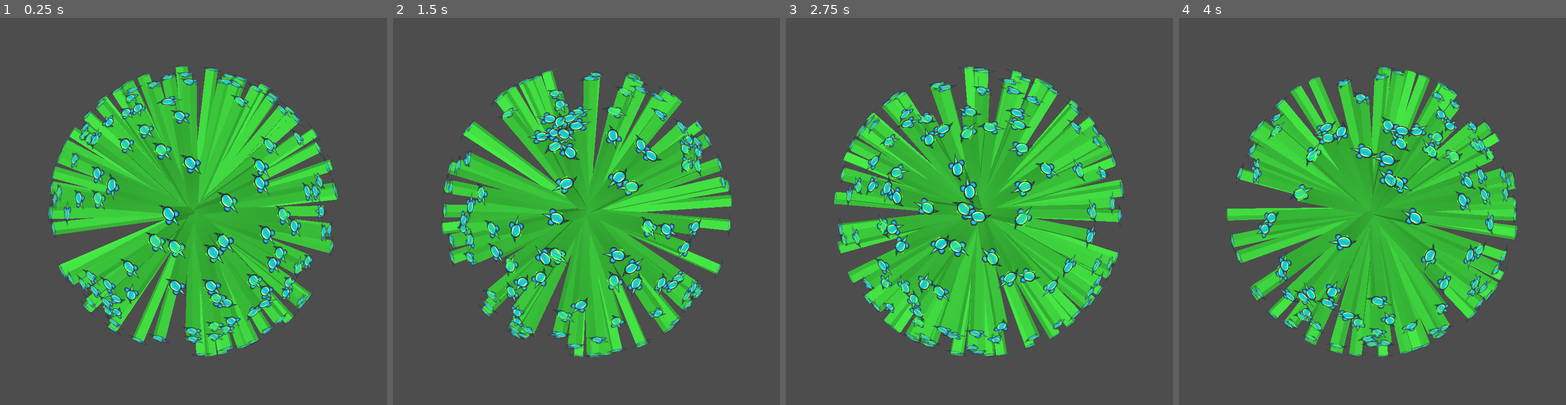
Above: before the commit, frames 1-4 (left to right).
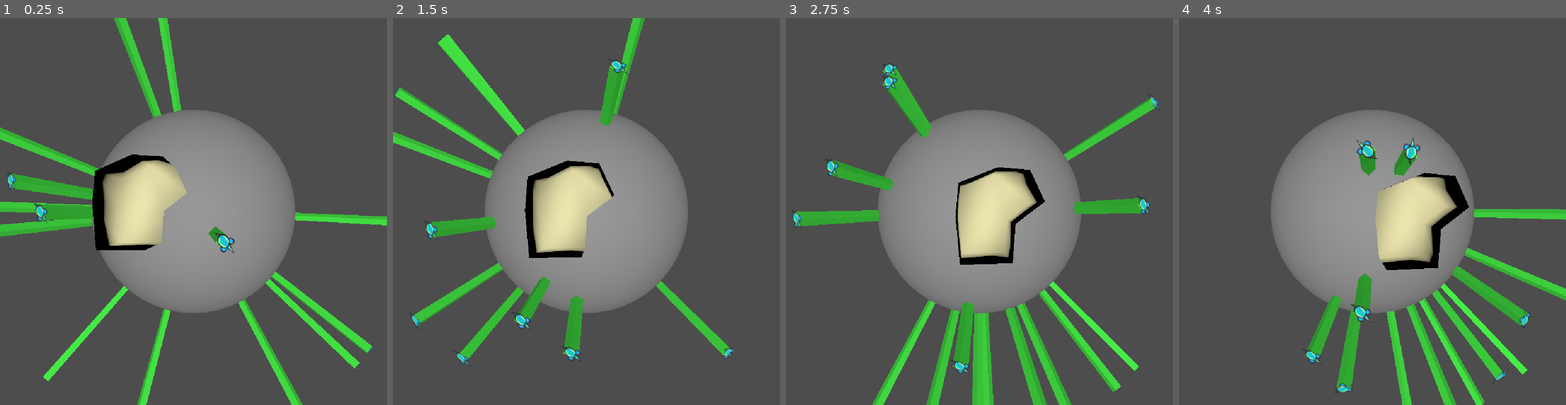
Above: after the commit, the same moments.

Repository: eirik1502/godot-patterns
Game: Godot game, scene res://parallel_world/parallel_world_main.tscn
The game is run twice, just before and just after one commit, with the same random seed, the same clock (stepped at 60 frames per second) and the same inputs. The project has no main scene, so this scene is started directly.
Inputs:
- Up to frame 1 (0.25 s): no input
- Up to frame 2 (1.5 s): hold D 0.53-1.28 s; hold S from 1.28 s (still down)
- Up to frame 3 (2.75 s): release S at 2.03 s; hold D from 2.03 s (still down)
- Up to frame 4 (4 s): release D at 2.78 s; hold W 2.78-3.53 s; hold A from 3.53 s (still down)

The runs differ from the first frame. In frame 1, 42% of the frame differs, in the area x 0-100%, y 0-100%; in frame 2, 39%; in frame 3, 43%, in the area x 1-97%, y 11-100%; in frame 4, 40%.

Commit message:
improve parallel_world, extrution winding bug

Diff:
--- a/parallel_world/3d_mapper.gd
+++ b/parallel_world/3d_mapper.gd
@@ -6,6 +6,7 @@
 func _process(_delta):
 	if source_2d == null:
 		return
+	source_2d.visible = false
 
 	var radius := PlanetConfig.get_planet_radius()
 	var planet_dist := PlanetConfig.get_planet_dist()
--- a/parallel_world/character.tscn
+++ b/parallel_world/character.tscn
@@ -32,5 +32,5 @@
 
 [node name="CSGBox3D" type="CSGBox3D" parent="Node3D" unique_id=208891874]
 transform = Transform3D(1, 0, 0, 0, 1, 0, 0, 0, 1, 0, -10, 0)
-size = Vector3(1, 20, 1)
+size = Vector3(1, 19.9, 1)
 material = SubResource("StandardMaterial3D_1abjl")
--- a/parallel_world/parallel_world.tscn
+++ b/parallel_world/parallel_world.tscn
@@ -4,6 +4,9 @@
 [ext_resource type="PackedScene" uid="uid://bvgcydtnh5p6m" path="res://parallel_world/character.tscn" id="1_rw37r"]
 [ext_resource type="Script" uid="uid://dcfj4xa6n0exq" path="res://parallel_world/scene_spawner.gd" id="1_v7v4l"]
 [ext_resource type="Script" uid="uid://b2duc80xgtu4b" path="res://parallel_world/poly_obstacle.gd" id="2_rw37r"]
+[ext_resource type="Script" uid="uid://cfhbt12q24hq6" path="res://parallel_world/polygon_extruder.gd" id="5_u033w"]
+[ext_resource type="Script" uid="uid://dbe2w8xite1mj" path="res://parallel_world/3d_mapper.gd" id="6_ewkv1"]
+[ext_resource type="Script" uid="uid://c1bc0fx1snplt" path="res://parallel_world/polygon_source_shape.gd" id="7_0bpst"]
 
 [node name="ParallelWorld3D" type="Node3D" unique_id=1614036590]
 
@@ -14,14 +17,11 @@
 
 [node name="PlanetConfig" type="Node" parent="." unique_id=2092949902]
 script = ExtResource("1_3g8hg")
-planet_radius = 20.0
-planet_dist = 20.0
 metadata/_custom_type_script = "uid://omhcb3xrog12"
 
 [node name="CSGSphere3D" type="CSGSphere3D" parent="." unique_id=259425159]
 transform = Transform3D(1, 0, 0, 0, 1, 0, 0, 0, 1, 0, -20, 0)
-visible = false
-radius = 20.0
+radius = 15.0
 radial_segments = 50
 rings = 25
 
@@ -44,7 +44,7 @@
 grow_vertical = 2
 border_width = 10.0
 script = ExtResource("1_v7v4l")
-amount = 1000
+amount = 30
 scene = ExtResource("1_rw37r")
 
 [node name="Character" parent="MainWorld2D" unique_id=1405712010 instance=ExtResource("1_rw37r")]
@@ -55,4 +55,23 @@
 
 [node name="StaticBody2D" type="StaticBody2D" parent="MainWorld2D/OuterWalls" unique_id=1279150674]
 
+[node name="StaticBody2D" type="RigidBody2D" parent="MainWorld2D" unique_id=1374491073]
+position = Vector2(-594, -50)
+linear_velocity = Vector2(300, 50)
+
+[node name="PolygonSourceShape" type="CollisionPolygon2D" parent="MainWorld2D/StaticBody2D" unique_id=1054165412 node_paths=PackedStringArray("polygon2D")]
+script = ExtResource("7_0bpst")
+polygon2D = NodePath("../Polygon2D")
+
+[node name="Polygon2D" type="Polygon2D" parent="MainWorld2D/StaticBody2D" unique_id=1489169362]
+color = Color(0.91670036, 0.8912623, 0.67202616, 1)
+polygon = PackedVector2Array(-312, -29, -278, 353, 143, 345, 165, 30, 400, -147, 281, -399, 26, -421, -289, -296)
+
+[node name="MeshInstance3D" type="MeshInstance3D" parent="MainWorld2D/StaticBody2D/Polygon2D" unique_id=117251429]
+script = ExtResource("6_ewkv1")
+
+[node name="PolygonExtruder" type="Node" parent="MainWorld2D/StaticBody2D/Polygon2D/MeshInstance3D" unique_id=529845696 node_paths=PackedStringArray("polygon")]
+script = ExtResource("5_u033w")
+polygon = NodePath("../..")
+
 [node name="ParallelWorld" type="Node" parent="." unique_id=1066563742]
--- /dev/null
+++ b/parallel_world/polygon_extruder.gd
@@ -0,0 +1,102 @@
+extends Node
+
+@export
+var polygon: Polygon2D
+
+var depth = -5
+
+@onready
+var _mesh_instance: MeshInstance3D = get_parent()
+
+func _ready():
+	_rebuild()
+
+func _rebuild():
+	#var mesh = polygon_to_mesh(polygon.polygon)
+	var mesh = extrude_polygon(polygon.polygon, depth)
+	if is_instance_valid(_mesh_instance):
+		_mesh_instance.mesh = mesh
+		var material = StandardMaterial3D.new()
+		material.albedo_color = polygon.color
+		_mesh_instance.material_override = material
+
+static func extrude_polygon(polygon: PackedVector2Array, depth: float) -> ArrayMesh:
+	var st = SurfaceTool.new()
+	st.begin(Mesh.PRIMITIVE_TRIANGLES)
+
+	var s = 0.01
+	var indices = Geometry2D.triangulate_polygon(polygon)
+
+	var v = func(i, y):
+		return Vector3(polygon[i].x * s, y, -polygon[i].y * s)
+
+	# -------------------
+	# FRONT FACE (use triangulation directly, no fan)
+	# -------------------
+	for i in range(0, indices.size(), 3):
+		var a = indices[i]
+		var b = indices[i + 1]
+		var c = indices[i + 2]
+
+		st.add_vertex(v.call(a, 0.0))
+		st.add_vertex(v.call(b, 0.0))
+		st.add_vertex(v.call(c, 0.0))
+
+	# -------------------
+	# BACK FACE (same triangles, reversed winding)
+	# -------------------
+	for i in range(0, indices.size(), 3):
+		var a = indices[i]
+		var b = indices[i + 1]
+		var c = indices[i + 2]
+
+		st.add_vertex(v.call(a, depth))
+		st.add_vertex(v.call(c, depth))
+		st.add_vertex(v.call(b, depth))
+
+	# -------------------
+	# SIDES (edge-based, independent of triangulation)
+	# -------------------
+	var n = polygon.size()
+
+	for i in range(n):
+		var next = (i + 1) % n
+
+		var a0 = v.call(i, 0.0)
+		var b0 = v.call(next, 0.0)
+		var b1 = v.call(next, depth)
+		var a1 = v.call(i, depth)
+
+		st.add_vertex(a0)
+		st.add_vertex(b0)
+		st.add_vertex(b1)
+
+		st.add_vertex(a0)
+		st.add_vertex(b1)
+		st.add_vertex(a1)
+
+	st.generate_normals()
+
+	var mesh = ArrayMesh.new()
+	st.commit(mesh)
+	return mesh
+
+static func polygon_to_mesh(
+	polygon: PackedVector2Array,
+	color: Color = Color.WHITE,
+) -> ArrayMesh:
+	var st = SurfaceTool.new()
+	st.begin(Mesh.PRIMITIVE_TRIANGLES)
+
+	var indices = Geometry2D.triangulate_polygon(polygon)
+	indices.reverse()
+
+	for i in indices:
+		var v = polygon[i]
+		var v_scaled = v / 100
+		st.add_vertex(Vector3(v_scaled.x, 0.0, -v_scaled.y))
+
+	st.generate_normals()
+
+	var mesh = st.commit()
+	return mesh
--- /dev/null
+++ b/parallel_world/polygon_source_shape.gd
@@ -0,0 +1,11 @@
+class_name PolygonSourceShape
+extends CollisionPolygon2D
+
+@export
+var polygon2D: Polygon2D
+
+func _ready():
+	if polygon2D:
+		self.polygon = polygon2D.polygon
+	else:
+		push_warning("No Polygon2D assigned")
--- a/project.godot
+++ b/project.godot
@@ -18,6 +18,7 @@
 
 window/size/viewport_width=1000
 window/size/viewport_height=1000
+window/stretch/mode="canvas_items"
 
 [physics]
 
Not shown, added: parallel_world/polygon_extruder.gd.uid
Not shown, added: parallel_world/polygon_source_shape.gd.uid
